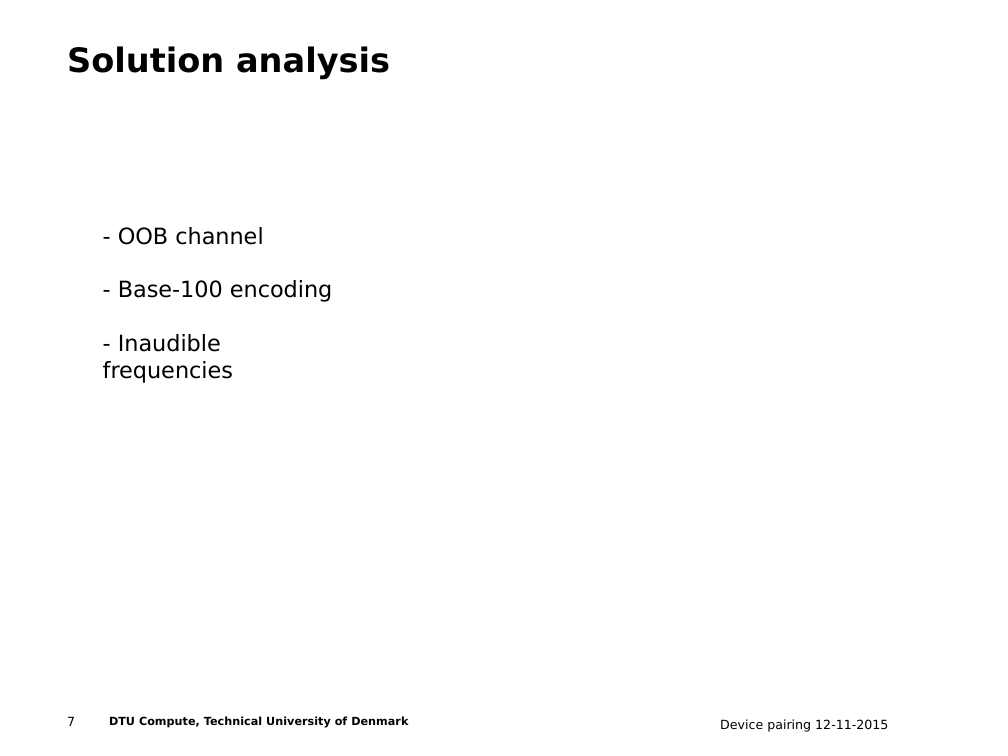
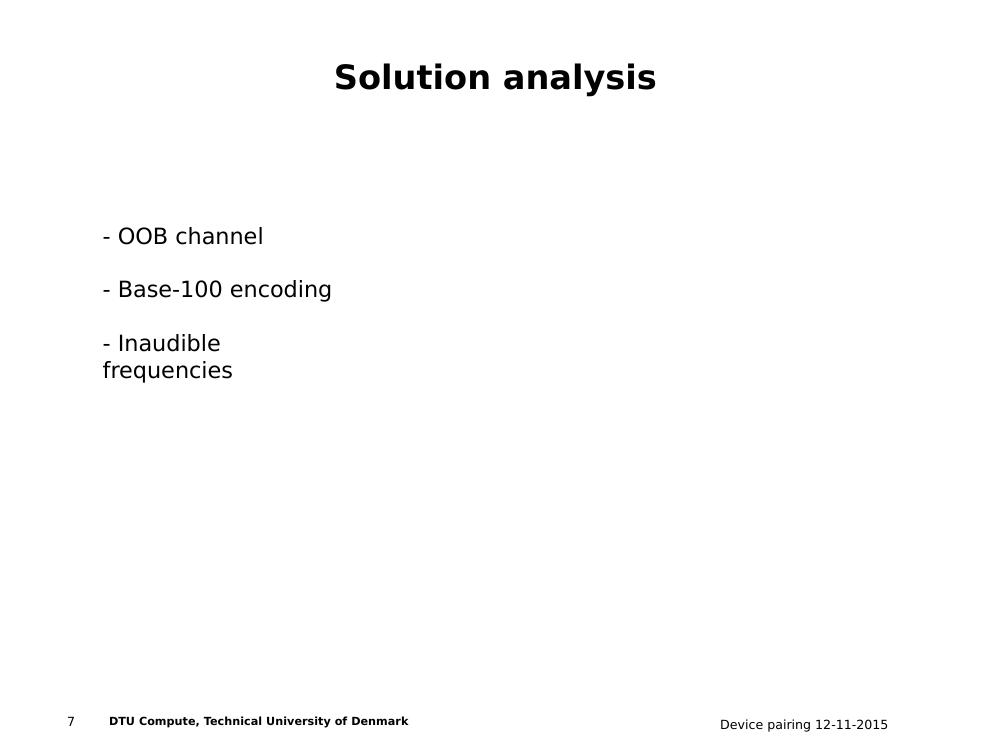
Before and after one commit to ttsoftware/applied-cryptography, a slide deck: slide 7 of Audio-based Out of Band Channel key exchange.ppt. Drawn at 1008x756 pixels with LibreOffice and Linux fonts; fonts in the diff are those of the drawing; background and template pictures are left out. Boxes give left, top, right and bottom in pixels: in the first picture for what was removed or moved away, otherwise in the second. Text is boxed around its words. In the diff, an @@ line names an element or a change of style, - is before the commit and + after.

```diff
--- a/Audio-based Out of Band Channel key exchange.ppt
+++ b/Audio-based Out of Band Channel key exchange.ppt
@@ text "Solution analysis": place and size @@
-text "Solution analysis" at <box>67,46,390,79</box>
+text "Solution analysis" at <box>334,63,657,96</box>
@@ text "Solution analysis" at <box>334,63,657,96</box>: alignment left to centre @@
```
Also in this commit, not shown: 5 other slides changed.
